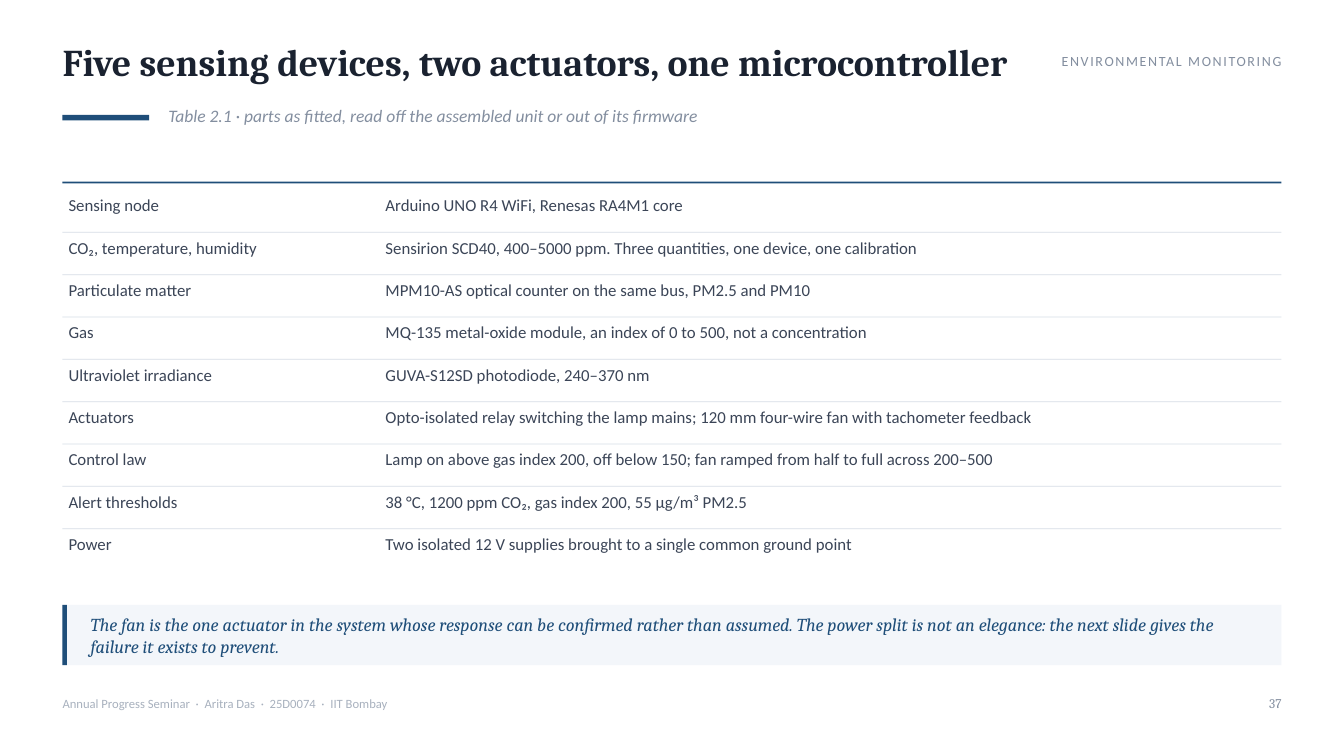
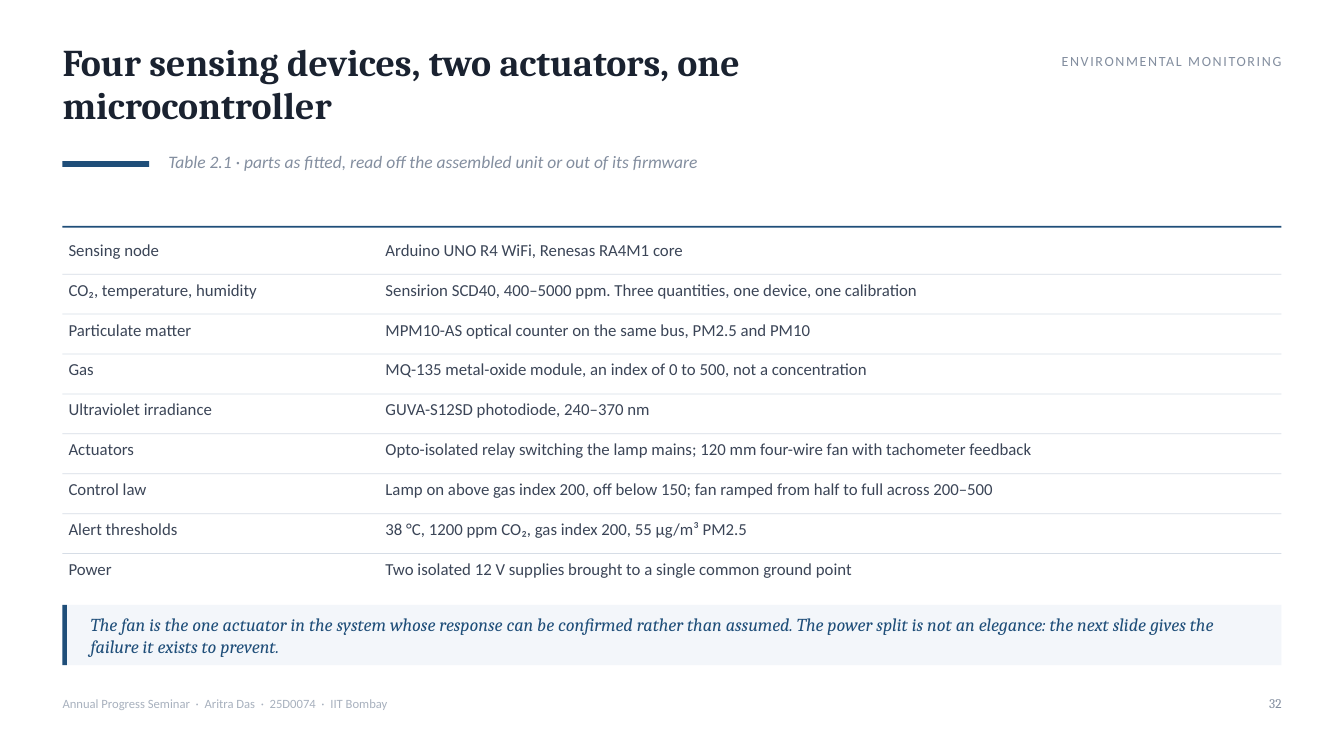
Before and after one commit to AritraD11/NarrowAisleBot, a slide deck: slide 32 of docs/aps_report/seminar_final/NarrowAisleBot_APS_Seminar.pptx (slide 37 before the commit). Drawn at 1344x756 pixels with LibreOffice and Linux fonts; fonts in the diff are those of the drawing. Boxes give left, top, right and bottom in pixels: in the first picture for what was removed or moved away, otherwise in the second. Text is boxed around its words. In the diff, an @@ line names an element or a change of style, - is before the commit and + after.

```diff
--- a/docs/aps_report/seminar_final/NarrowAisleBot_APS_Seminar.pptx
+++ b/docs/aps_report/seminar_final/NarrowAisleBot_APS_Seminar.pptx
@@ text at (x1=63, y1=49, x2=739, y2=120): text changed @@
-Five sensing devices, two actuators, one microcontroller
+Four sensing devices, two actuators, one microcontroller
@@ 3 texts, 2 rectangles moved together from (x1=63, y1=110, x2=1281, y2=214) to (x1=63, y1=156, x2=1281, y2=259) @@
@@ 4 texts moved together from (x1=69, y1=242, x2=917, y2=299) to (x1=69, y1=284, x2=917, y2=339) @@
@@ rectangle moved from (x1=63, y1=232, x2=1281, y2=233) to (x1=63, y1=314, x2=1281, y2=315) @@
@@ 6 texts, 3 rectangles moved together from (x1=63, y1=317, x2=1281, y2=426) to (x1=63, y1=354, x2=1281, y2=458) @@
@@ 2 texts, 1 rectangle moved together from (x1=63, y1=444, x2=1281, y2=468) to (x1=63, y1=474, x2=1281, y2=498) @@
@@ 4 texts, 2 rectangles moved together from (x1=63, y1=486, x2=1281, y2=553) to (x1=63, y1=513, x2=1281, y2=578) @@
@@ text at (x1=1269, y1=699, x2=1281, y2=708): text changed @@
-37
+32
```
Also in this commit, not shown: 36 other slides changed, 2 slides added, 10 slides removed, 3 other files.
